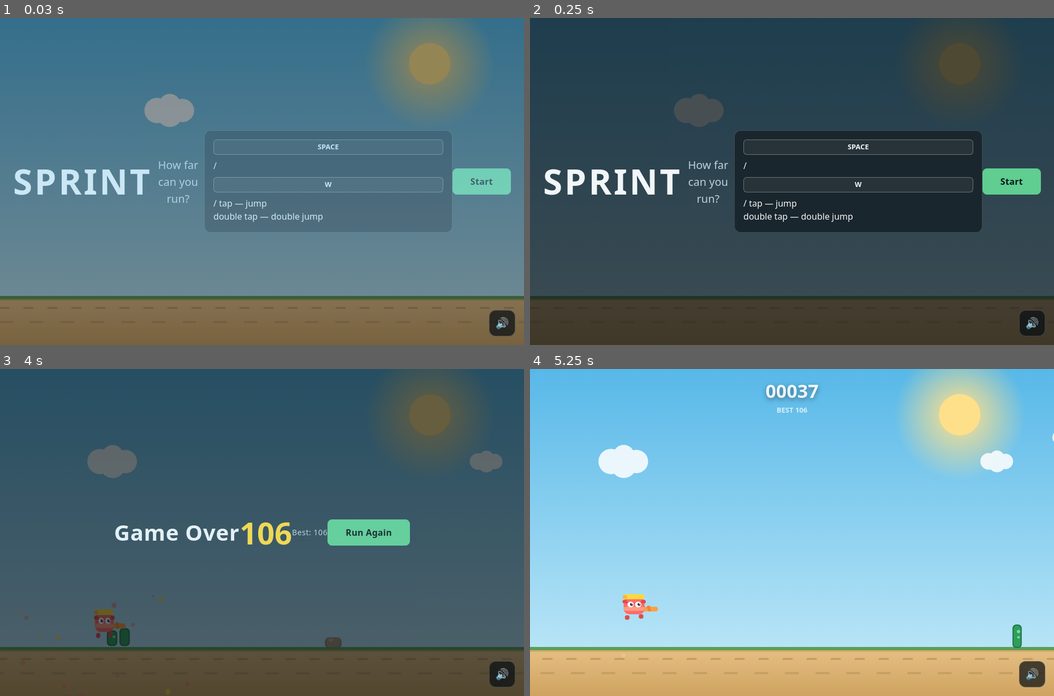
Above: before the commit, frames 1-4 (two rows, left to right).
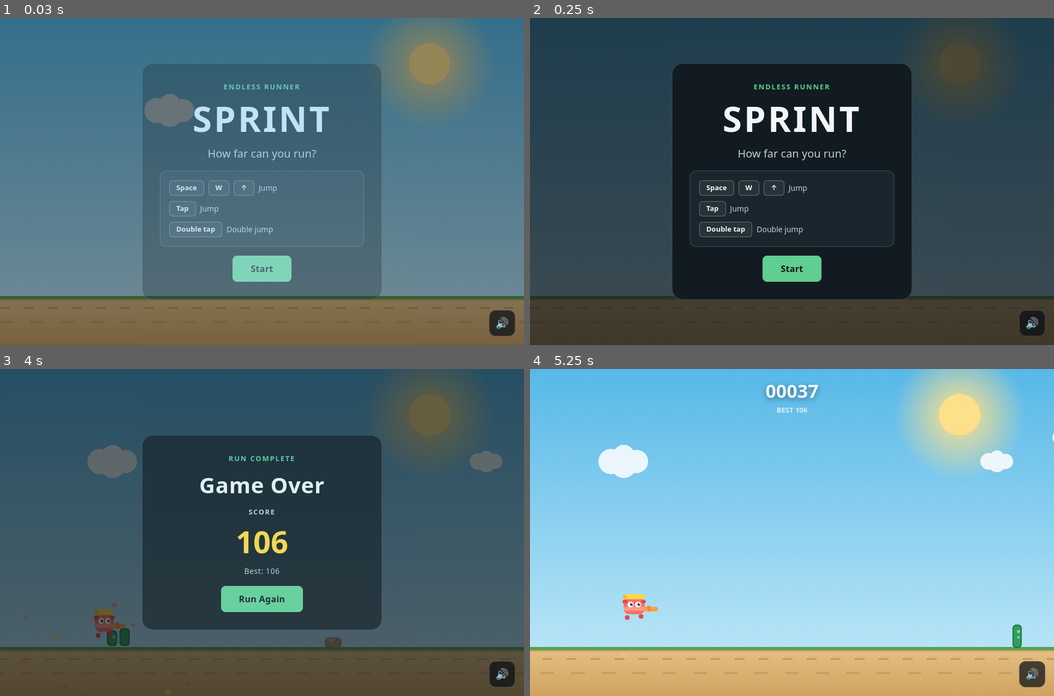
Above: after the commit, the same moments.

Repository: Salar11111/Sprint__Endless-Runner
Game: browser game, page index.html
Same seed, same stepped clock (60 frames per second), same inputs: the game is played once before the commit and once after it.
Inputs:
- Up to frame 1 (0.03 s): no input
- Up to frame 2 (0.25 s): no input
- Up to frame 3 (4 s): click "Start" at 0.27 s; hold D 1.03-1.53 s; tap Space every 0.5 s from 1.1 to 3.6 s; hold W 1.58-1.88 s; hold D 1.93-2.6 s; hold W 2.65-2.88 s; hold D 2.93-3.43 s; hold W 3.48-3.78 s; hold D from 3.83 s (still down)
- Up to frame 4 (5.25 s): tap Space at 4.1, 4.6, 5.1 s; release D at 4.5 s; hold W 4.55-4.78 s; hold D from 4.83 s (still down)

The runs differ from the first frame. In frame 1, 22% of the frame differs, in the area x 2-98%, y 14-85%; in frame 2, 28%, in the area x 2-98%, y 13-87%; in frame 3, 27%; in frame 4, nothing differs.

Commit message:
style: enhance UI with a consistent design system

Diff:
--- a/index.html
+++ b/index.html
@@ -11,21 +11,39 @@
 
   <div id="ui">
     <div id="menu" class="screen">
-      <h1>SPRINT</h1>
-      <p class="tagline">How far can you run?</p>
-      <div class="controls">
-        <span class="key">SPACE</span> / <span class="key">W</span> / tap — jump
-        <br>
-        double tap — double jump
+      <div class="panel">
+        <p class="eyebrow">Endless runner</p>
+        <h1>SPRINT</h1>
+        <p class="tagline">How far can you run?</p>
+        <div class="controls" aria-label="Controls">
+          <div class="control-row">
+            <span class="key">Space</span>
+            <span class="key">W</span>
+            <span class="key">↑</span>
+            <span class="key-label">Jump</span>
+          </div>
+          <div class="control-row">
+            <span class="key">Tap</span>
+            <span class="key-label">Jump</span>
+          </div>
+          <div class="control-row">
+            <span class="key">Double tap</span>
+            <span class="key-label">Double jump</span>
+          </div>
+        </div>
+        <button id="startBtn" class="btn primary">Start</button>
       </div>
-      <button id="startBtn" class="btn primary">Start</button>
     </div>
 
     <div id="over" class="screen hidden">
-      <h2>Game Over</h2>
-      <p class="big" id="finalScore">0</p>
-      <p class="best" id="bestScore">Best: 0</p>
-      <button id="restartBtn" class="btn primary">Run Again</button>
+      <div class="panel">
+        <p class="eyebrow">Run complete</p>
+        <h2>Game Over</h2>
+        <p class="score-label">Score</p>
+        <p class="big" id="finalScore">0</p>
+        <p class="best" id="bestScore">Best: 0</p>
+        <button id="restartBtn" class="btn primary">Run Again</button>
+      </div>
     </div>
 
     <button id="muteBtn" class="mute" aria-label="Toggle sound">🔊</button>
